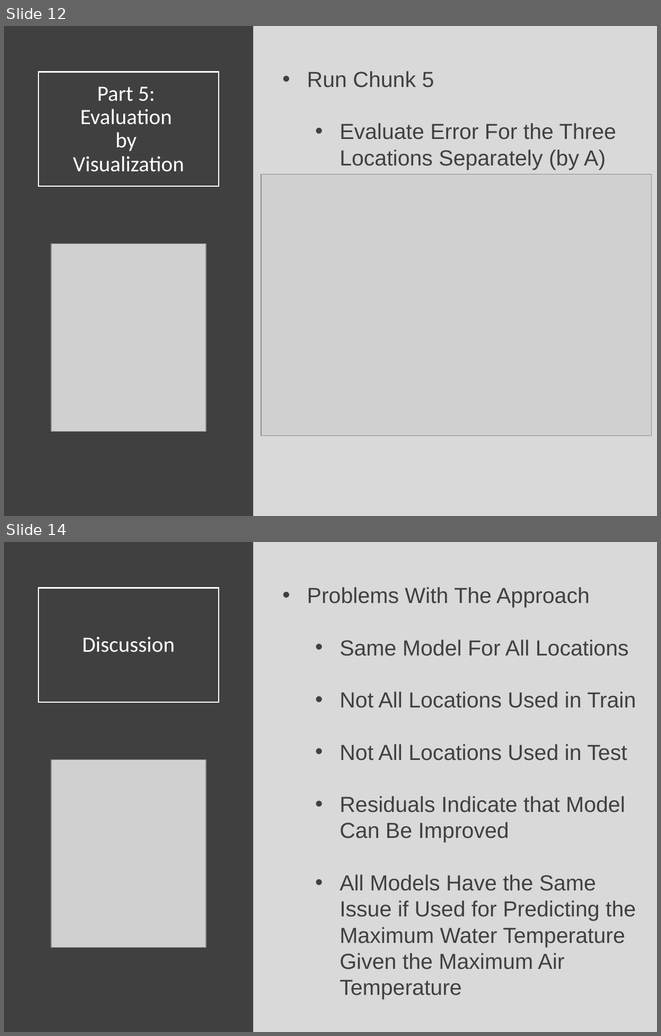
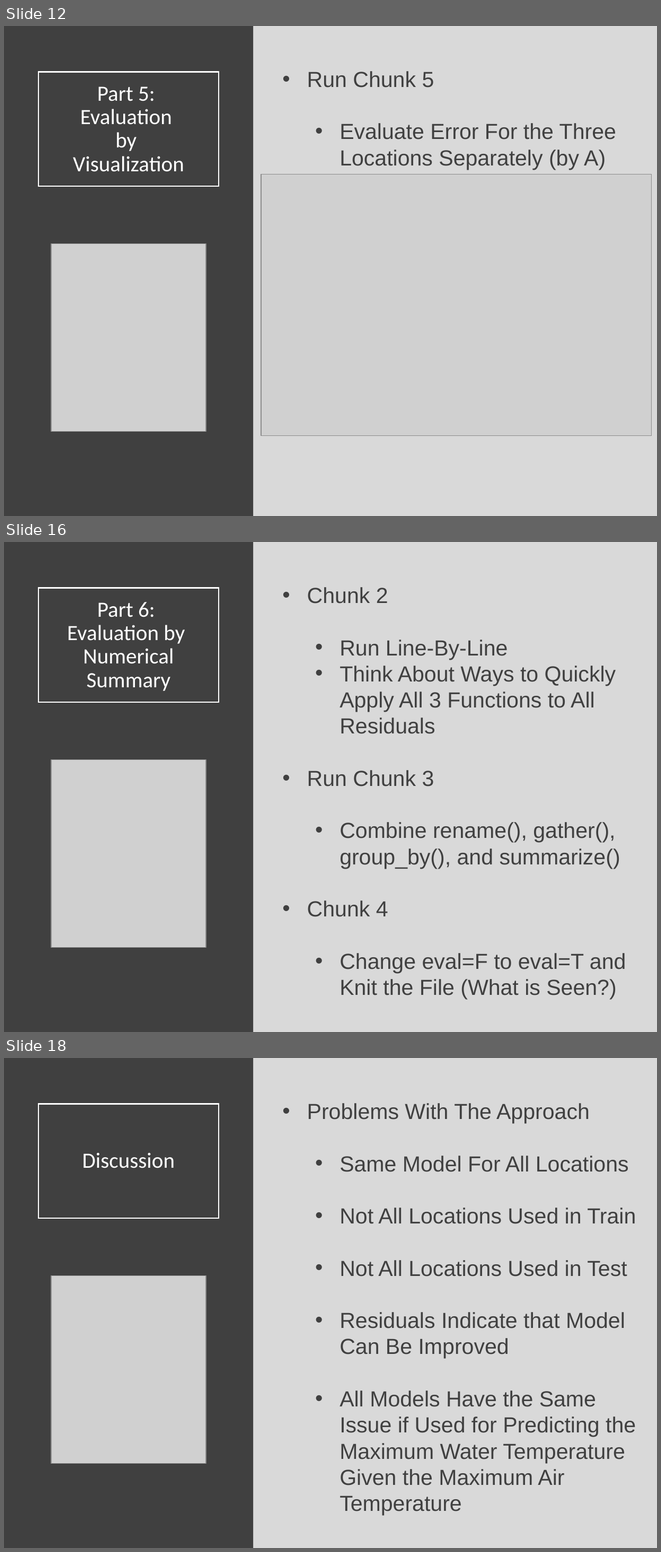
Before and after one commit to Yixf-Self/STOR320_WEBSITE, a slide deck: Lecture/Lecture 24/Lecture 24.pptx. Shown one above the other, each under a label of ours: slides 12 and 14 before the commit, slides 12, 16 and 18 after it; the slides between them are not shown. The pictures are 661x1036 and 661x1552 pixels, drawn with LibreOffice and Linux fonts; fonts in the diff are those of the drawing; grey boxes stand for pictures. Boxes give left, top, right and bottom in pixels: in the first picture for what was removed or moved away, otherwise in the second. Text is boxed around its words. In the diff, an @@ line names an element or a change of style, - is before the commit and + after.

```diff
--- a/Lecture/Lecture 24/Lecture 24.pptx
+++ b/Lecture/Lecture 24/Lecture 24.pptx
@@ slide 16 added at [4,542,657,1032], background #D9D9D9 @@
@@ rectangle added at [4,542,254,1032], fill #404040 @@
@@ title added at [38,588,219,702], outline #FFFFFF 1.5 pt, 24 pt, text #FFFFFF @@
+Part 6:
+Evaluation by
+Numerical Summary
@@ text added at [307,587,626,999], 24 pt, text #404040 @@
+• Chunk 2
+  • Run Line-By-Line
+  • Think About Ways to Quickly Apply All 3 Functions to All Residuals
+• Run Chunk 3
+  • Combine rename(), gather(), group_by(), and summarize()
+• Chunk 4
+  • Change eval=F to eval=T and Knit the File (What is Seen?)
@@ picture added at [51,759,206,947] @@
@@ what was slide 14 is now slide 18 @@
```
Also in this commit, not shown: 1 slide changed, 3 other slides added, 12 other files.
